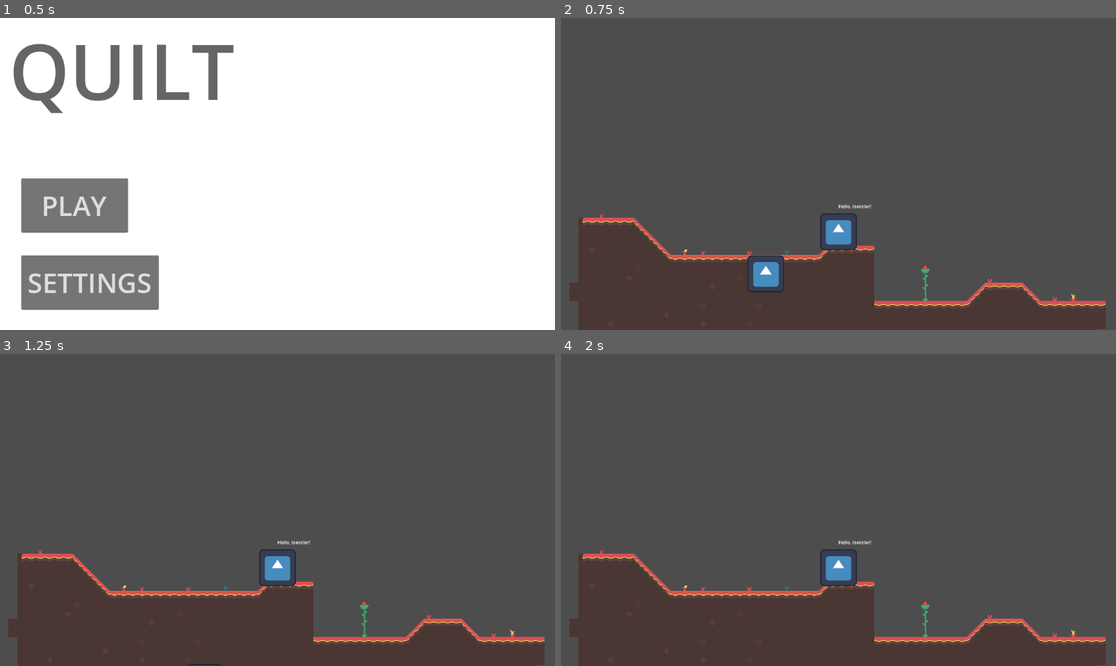
Above: before the commit, frames 1-4 (two rows, left to right).
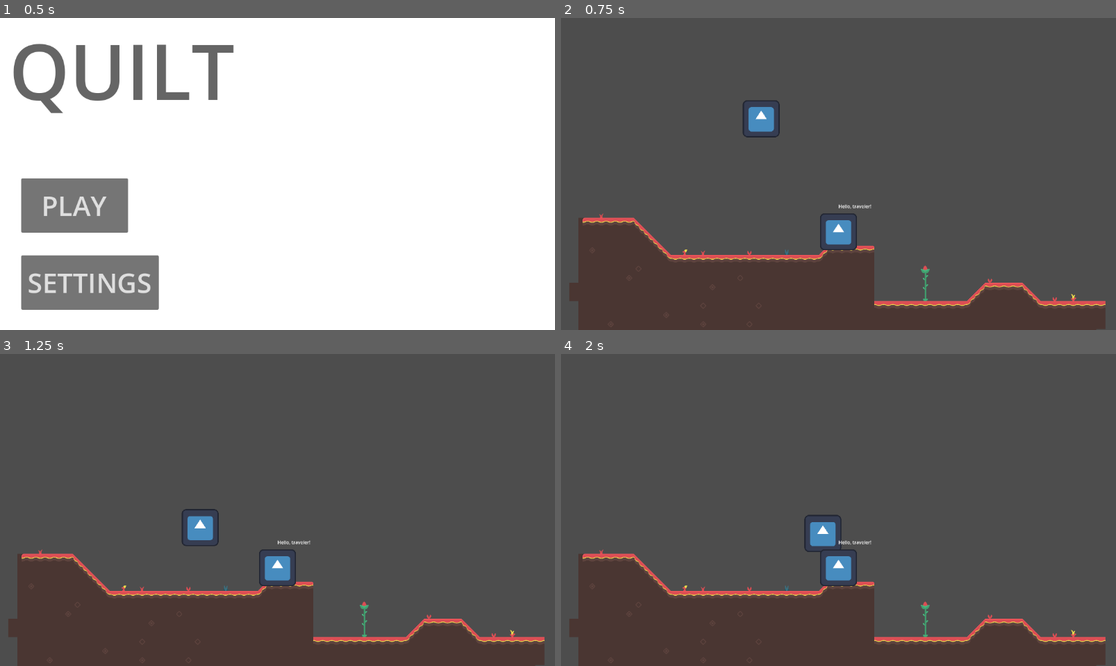
Above: after the commit, the same moments.

Repository: unsaltedkale/Quilt
Game: Godot game, scene res://main.tscn
Same seed, same stepped clock (60 frames per second), same inputs: the game is played once before the commit and once after it. The engine's default icon, where the game draws it, is replaced by a stand-in: a white triangle on a blue panel in a dark square.
Inputs (mouse positions are in pixels of both pictures, inside the frame that each line leads up to):
- Up to frame 1 (0.5 s): no input
- Up to frame 2 (0.75 s): click "PLAY" at 0.5 s
- Up to frame 3 (1.25 s): no input
- Up to frame 4 (2 s): move the mouse to (960, 494) at 1.27 s; hold D (move_right) from 1.28 s (still down); tap Space (jump) at 1.35, 1.52, 1.82 s

Frame 1 is identical in both runs. In frame 2, 1.3% of the frame differs, in the area x 32-41%, y 26-88%; in frame 3, 0.5%; in frame 4, 0.5%.

Commit message:
player movement + collision

Diff:
--- a/Emily WIP/Scenes/player.tscn
+++ b/Emily WIP/Scenes/player.tscn
@@ -7,7 +7,8 @@
 [ext_resource type="PackedScene" uid="uid://bejpt8qc80wan" path="res://Emily WIP/Scenes/movement_component.tscn" id="5_17h1f"]
 [ext_resource type="PackedScene" uid="uid://ca35o3us2j4lw" path="res://Emily WIP/Scenes/gravity_component.tscn" id="6_ltfw8"]
 
-[sub_resource type="RectangleShape2D" id="RectangleShape2D_qbmmm"]
+[sub_resource type="CircleShape2D" id="CircleShape2D_jfghr"]
+radius = 12.69
 
 [node name="Player" type="CharacterBody2D" node_paths=PackedStringArray("gravity_component", "input_component", "movement_component", "jump_component")]
 script = ExtResource("1_jfghr")
@@ -18,7 +19,7 @@
 
 [node name="CollisionShape2D" type="CollisionShape2D" parent="."]
 scale = Vector2(6, 6)
-shape = SubResource("RectangleShape2D_qbmmm")
+shape = SubResource("CircleShape2D_jfghr")
 
 [node name="Sprite2D" type="Sprite2D" parent="."]
 texture_filter = 1
@@ -31,3 +32,6 @@
 [node name="MovementComponent" parent="." instance=ExtResource("5_17h1f")]
 
 [node name="GravityComponent" parent="." instance=ExtResource("6_ltfw8")]
+
+[node name="Marker2D" type="Marker2D" parent="."]
+position = Vector2(0, -26)
--- /dev/null
+++ b/Emily WIP/Scenes/projectile_component.tscn
@@ -0,0 +1,16 @@
+[gd_scene load_steps=4 format=3 uid="uid://d3tqa847kjwb5"]
+
+[ext_resource type="Script" uid="uid://cbsw1pfbe3q86" path="res://Emily WIP/Scripts/projectile_component.gd" id="1_plvoc"]
+[ext_resource type="Texture2D" uid="uid://dmcdml67v5cp1" path="res://icon.svg" id="2_kreph"]
+
+[sub_resource type="CircleShape2D" id="CircleShape2D_7qi3q"]
+
+[node name="ProjectileComponent" type="Area2D"]
+script = ExtResource("1_plvoc")
+
+[node name="CollisionShape2D" type="CollisionShape2D" parent="."]
+shape = SubResource("CircleShape2D_7qi3q")
+
+[node name="Sprite2D" type="Sprite2D" parent="."]
+scale = Vector2(0.2, 0.2)
+texture = ExtResource("2_kreph")
--- a/Emily WIP/Scripts/jump_component.gd
+++ b/Emily WIP/Scripts/jump_component.gd
@@ -2,7 +2,7 @@
 extends Node
 
 @export_subgroup("Settings")
-@export var jump_velocity: float = -350.0 #change
+@export var jump_velocity: float = -750.0 #change
 
 var is_jumping: bool = false
 
--- a/Emily WIP/Scripts/movement_component.gd
+++ b/Emily WIP/Scripts/movement_component.gd
@@ -2,7 +2,10 @@
 extends Node
 
 @export_subgroup("Settings")
-@export var speed: float = 100 #change
+@export var speed: float = 800 #change
+@export var jump_component: JumpComponent
 
 func handle_horizontal_movement(body: CharacterBody2D, direction: float) -> void:
-	body.velocity.x = direction * speed
+	# if jump_component.bool.is_jumping = false
+	if body.is_on_floor():
+		body.velocity.x = direction * speed
--- a/Emily WIP/Scripts/player.gd
+++ b/Emily WIP/Scripts/player.gd
@@ -5,6 +5,7 @@
 @export var input_component: InputComponent
 @export var movement_component: MovementComponent
 @export var jump_component: JumpComponent
+@export var projectile_component: ProjectileComponent
 
 func _physics_process(delta: float) -> void:
 	gravity_component.handle_gravity(self, delta)
--- /dev/null
+++ b/Emily WIP/Scripts/projectile_component.gd
@@ -0,0 +1,12 @@
+class_name ProjectileComponent
+extends Area2D
+
+var speed = 900
+
+func _physics_process(delta):
+	position += transform.x * speed * delta
+
+'''func _on_ProjectileComponent_body_entered(body):
+    if body.is_in_group(""):
+        body.queue_free()
+    queue_free()'''
--- a/main.tscn
+++ b/main.tscn
@@ -11,13 +11,21 @@
 texture_region_size = Vector2i(64, 64)
 0:0/0 = 0
 1:0/0 = 0
+1:0/0/physics_layer_0/polygon_0/points = PackedVector2Array(-32, -32, 32, -32, 32, 32, -32, 32)
 2:0/0 = 0
+2:0/0/physics_layer_0/polygon_0/points = PackedVector2Array(-32, -32, 32, -32, 32, 32, -32, 32)
 3:0/0 = 0
+3:0/0/physics_layer_0/polygon_0/points = PackedVector2Array(-32, -32, 32, -32, 32, 32, -32, 32)
 4:0/0 = 0
+4:0/0/physics_layer_0/polygon_0/points = PackedVector2Array(-32, -32, 32, -32, 32, 32, -32, 32)
 5:0/0 = 0
+5:0/0/physics_layer_0/polygon_0/points = PackedVector2Array(-32, -32, 32, -32, 32, 32, -32, 32)
 6:0/0 = 0
+6:0/0/physics_layer_0/polygon_0/points = PackedVector2Array(-32, -32, 32, -32, 32, 32, -32, 32)
 7:0/0 = 0
+7:0/0/physics_layer_0/polygon_0/points = PackedVector2Array(-32, -32, 32, -32, 32, 32, -32, 32)
 8:0/0 = 0
+8:0/0/physics_layer_0/polygon_0/points = PackedVector2Array(-32, -32, 32, -32, 32, 32, -32, 32)
 9:0/0 = 0
 10:0/0 = 0
 11:0/0 = 0
@@ -33,13 +41,21 @@
 21:0/0 = 0
 0:1/0 = 0
 1:1/0 = 0
+1:1/0/physics_layer_0/polygon_0/points = PackedVector2Array(-32, -32, 32, -32, 32, 32, -32, 32)
 2:1/0 = 0
+2:1/0/physics_layer_0/polygon_0/points = PackedVector2Array(-32, -32, 32, -32, 32, 32, -32, 32)
 3:1/0 = 0
+3:1/0/physics_layer_0/polygon_0/points = PackedVector2Array(-32, -32, 32, -32, 32, 32, -32, 32)
 4:1/0 = 0
+4:1/0/physics_layer_0/polygon_0/points = PackedVector2Array(-32, -32, 32, -32, 32, 32, -32, 32)
 5:1/0 = 0
+5:1/0/physics_layer_0/polygon_0/points = PackedVector2Array(-32, -32, 32, -32, 32, 32, -32, 32)
 6:1/0 = 0
+6:1/0/physics_layer_0/polygon_0/points = PackedVector2Array(-32, -32, 32, -32, 32, 32, -32, 32)
 7:1/0 = 0
+7:1/0/physics_layer_0/polygon_0/points = PackedVector2Array(-32, -32, 32, -32, 32, 32, -32, 32)
 8:1/0 = 0
+8:1/0/physics_layer_0/polygon_0/points = PackedVector2Array(-32, -32, 32, -32, 32, 32, -32, 32)
 9:1/0 = 0
 10:1/0 = 0
 11:1/0 = 0
@@ -55,13 +71,21 @@
 21:1/0 = 0
 0:2/0 = 0
 1:2/0 = 0
+1:2/0/physics_layer_0/polygon_0/points = PackedVector2Array(-32, -32, 32, -32, 32, 32, -32, 32)
 2:2/0 = 0
+2:2/0/physics_layer_0/polygon_0/points = PackedVector2Array(-32, -32, 32, -32, 32, 32, -32, 32)
 3:2/0 = 0
+3:2/0/physics_layer_0/polygon_0/points = PackedVector2Array(-32, -32, 32, -32, 32, 32, -32, 32)
 4:2/0 = 0
+4:2/0/physics_layer_0/polygon_0/points = PackedVector2Array(-32, -32, 32, -32, 32, 32, -32, 32)
 5:2/0 = 0
+5:2/0/physics_layer_0/polygon_0/points = PackedVector2Array(-32, -32, 32, -32, 32, 32, -32, 32)
 6:2/0 = 0
+6:2/0/physics_layer_0/polygon_0/points = PackedVector2Array(-32, -32, 32, -32, 32, 32, -32, 32)
 7:2/0 = 0
+7:2/0/physics_layer_0/polygon_0/points = PackedVector2Array(-32, -32, 32, -32, 32, 32, -32, 32)
 8:2/0 = 0
+8:2/0/physics_layer_0/polygon_0/points = PackedVector2Array(-32, -32, 32, -32, 32, 32, -32, 32)
 9:2/0 = 0
 10:2/0 = 0
 11:2/0 = 0
@@ -275,6 +299,7 @@
 
 [sub_resource type="TileSet" id="TileSet_1bvp3"]
 tile_size = Vector2i(64, 64)
+physics_layer_0/collision_layer = 1
 sources/0 = SubResource("TileSetAtlasSource_h2yge")
 
 [sub_resource type="TileSetAtlasSource" id="TileSetAtlasSource_0xm2m"]
@@ -585,6 +610,5 @@
 script = ExtResource("3_1bvp3")
 
 [node name="Player" parent="." instance=ExtResource("5_lquwl")]
-position = Vector2(4497, 2404)
+position = Vector2(4465, 1330)
 scale = Vector2(2, 2)
-collision_layer = 3
--- a/project.godot
+++ b/project.godot
@@ -32,3 +32,8 @@
 "events": [Object(InputEventKey,"resource_local_to_scene":false,"resource_name":"","device":-1,"window_id":0,"alt_press …(191 unchanged characters)…
 ]
 }
+shoot={
+"deadzone": 0.2,
+"events": [Object(InputEventMouseButton,"resource_local_to_scene":false,"resource_name":"","device":-1,"window_id":0,"alt_pressed":false,"shift_pressed":false,"ctrl_pressed":false,"meta_pressed":false,"button_mask":0,"position":Vector2(0, 0),"global_position":Vector2(0, 0),"factor":1.0,"button_index":1,"canceled":false,"pressed":false,"double_click":false,"script":null)
+]
+}
Not shown, added: Emily WIP/Scripts/projectile_component.gd.uid
